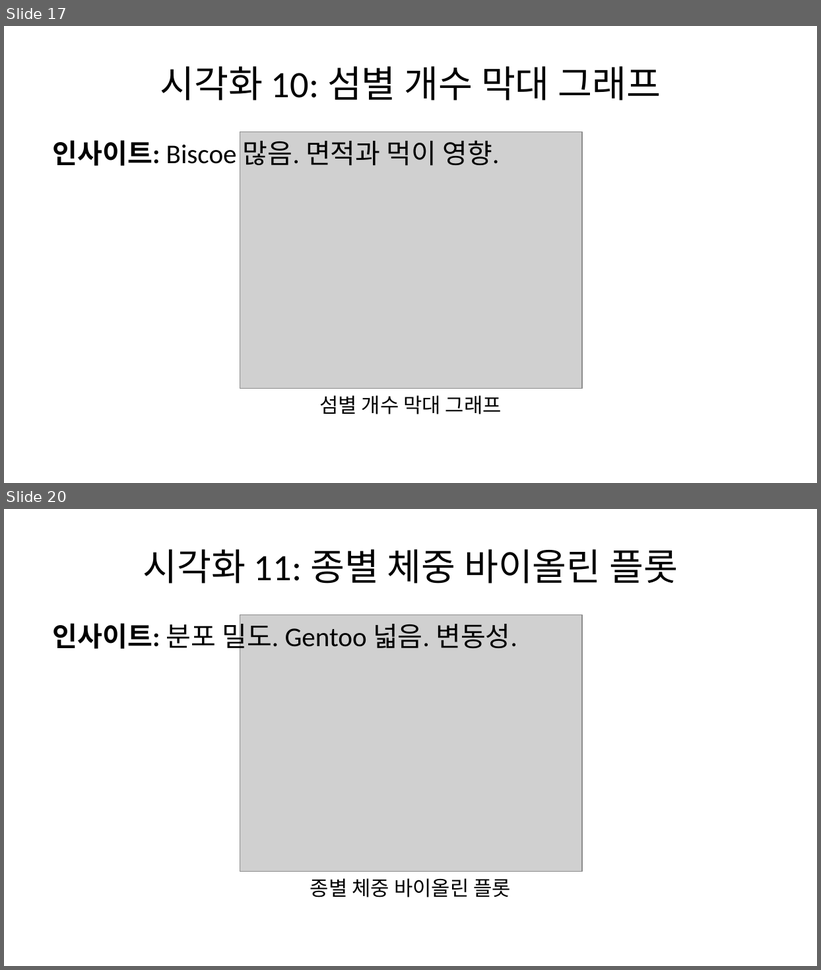
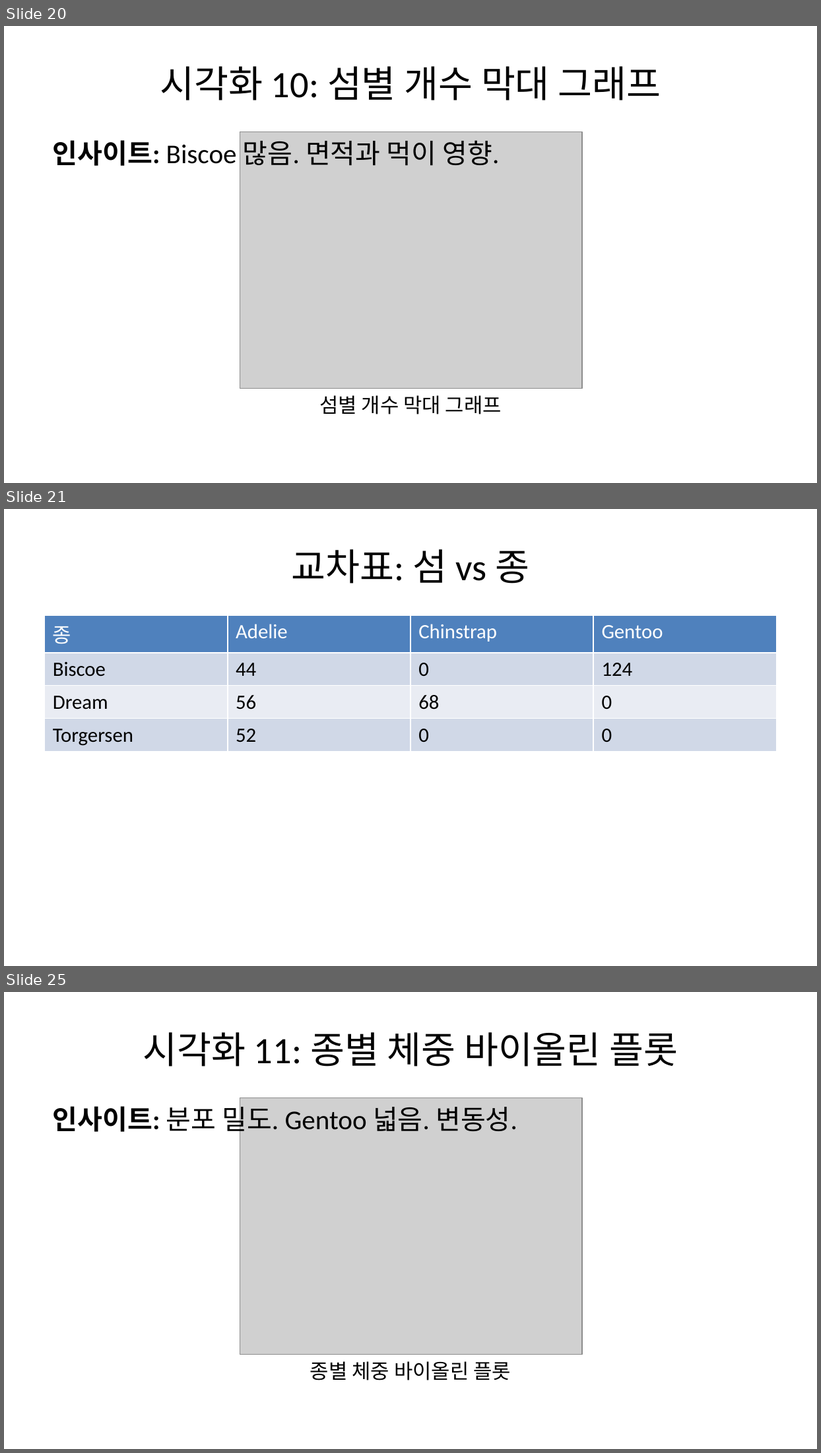
Before and after one commit to ahn19333-commits/ICB_SLIDE, a slide deck: penguin_slides.pptx. Shown one above the other, each under a label of ours: slides 17 and 20 before the commit, slides 20, 21 and 25 after it; the slides between them are not shown. The pictures are 821x970 and 821x1453 pixels, drawn with LibreOffice and Linux fonts; fonts in the diff are those of the drawing; grey boxes stand for pictures. Boxes give left, top, right and bottom in pixels: in the first picture for what was removed or moved away, otherwise in the second. Text is boxed around its words. In the diff, an @@ line names an element or a change of style, - is before the commit and + after.

```diff
--- a/penguin_slides.pptx
+++ b/penguin_slides.pptx
@@ slide 21 added at <box>4,509,817,966</box>, background #FFFFFF @@
@@ title added at <box>292,549,529,584</box>, 33 pt, text #000000 @@
+교차표: 섬 vs 종
@@ table added at <box>45,615,776,917</box>, 4 rows, 4 columns @@
+종 | Adelie | Chinstrap | Gentoo
+Biscoe | 44 | 0 | 124
+Dream | 56 | 68 | 0
+Torgersen | 52 | 0 | 0
@@ what was slide 17 is now slide 20 @@
@@ what was slide 20 is now slide 25 @@
```
Also in this commit, not shown: 4 slides changed, 6 other slides added, 2 slides removed, 1 other file.
